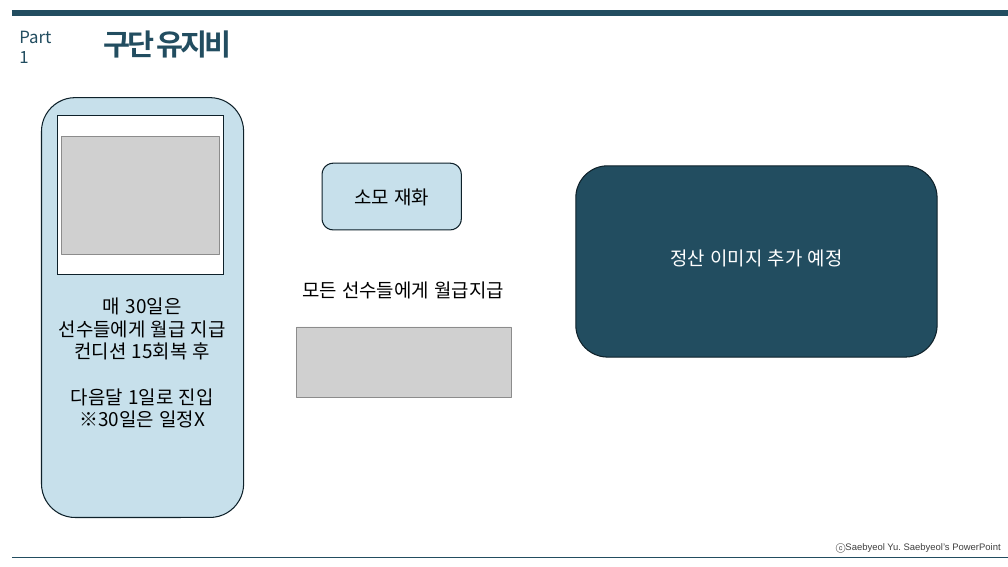
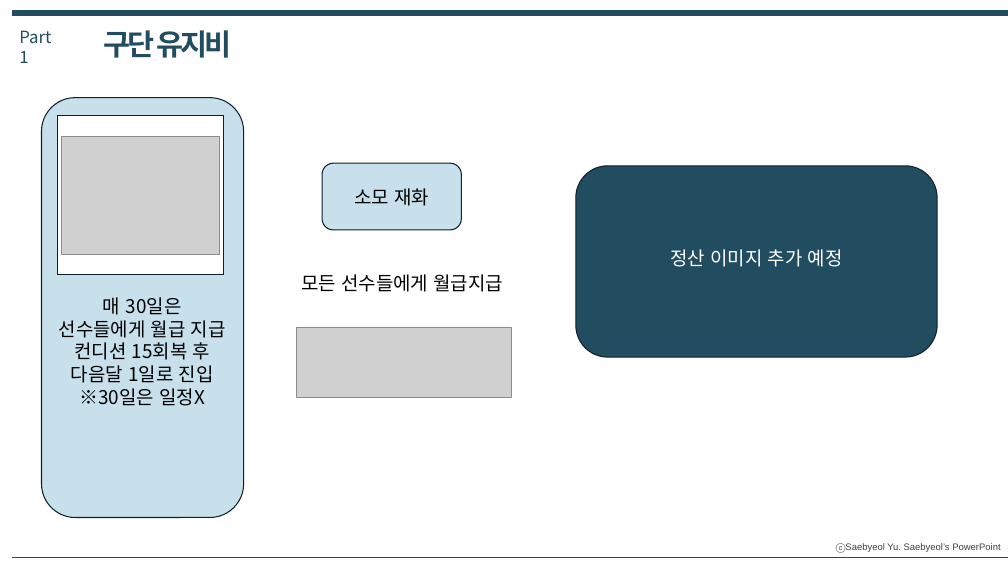
Before and after one commit to Yuhan2024GameDev2-2/GameEngine, a slide deck: slide 16 of YB기획서/프로젝트YB프로토타입_개발기획서.pptx (slide 14 before the commit). Drawn at 1008x567 pixels with LibreOffice and Linux fonts; fonts in the diff are those of the drawing; grey boxes stand for pictures. Boxes give left, top, right and bottom in pixels: in the first picture for what was removed or moved away, otherwise in the second. Text is boxed around its words. In the diff, an @@ line names an element or a change of style, - is before the commit and + after.

Commit message:
프로젝트YB기획서_선수등록_수정
선수등록 팝업창 부연 설명, 돈이 부족할 경우 텍스트 추가, 일정진행 설명 추가

```diff
--- a/YB기획서/프로젝트YB프로토타입_개발기획서.pptx
+++ b/YB기획서/프로젝트YB프로토타입_개발기획서.pptx
@@ text "모든 선수들에게 월급지급" moved from (x1=302, y1=281, x2=504, y2=299) to (x1=301, y1=274, x2=504, y2=292) @@
@@ text "매 30일은" rewrapped from (x1=59, y1=297, x2=226, y2=428) to (x1=59, y1=297, x2=226, y2=406) @@
```
Also in this commit, not shown: 10 other slides changed, 9 slides added.
